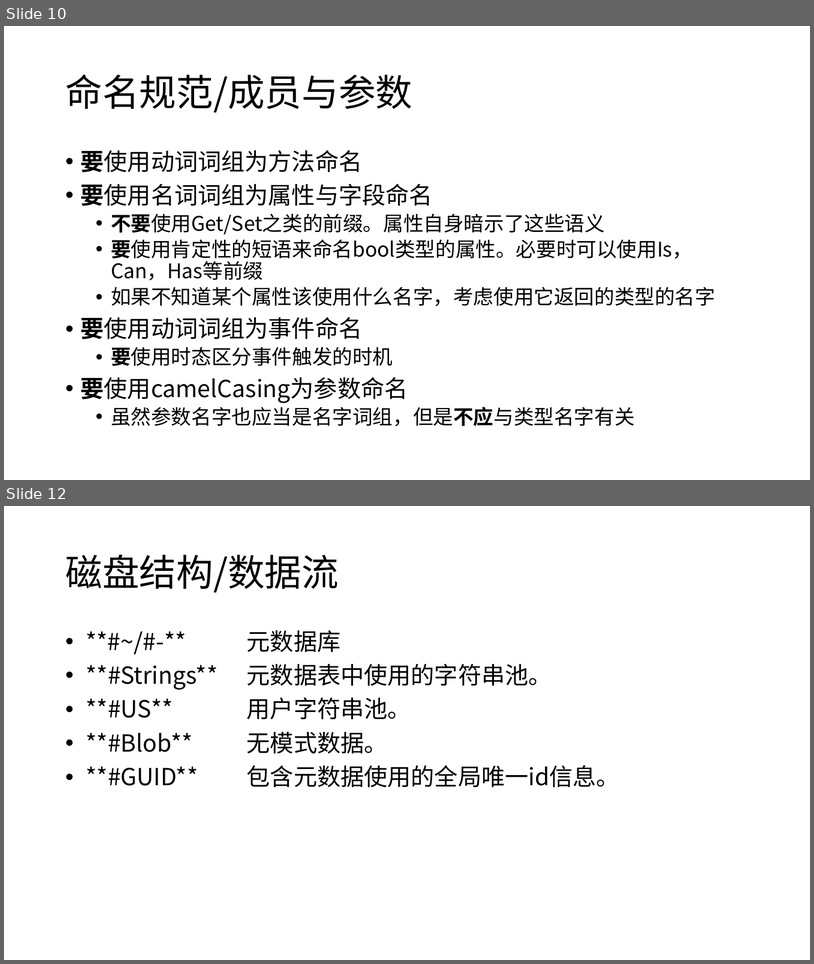
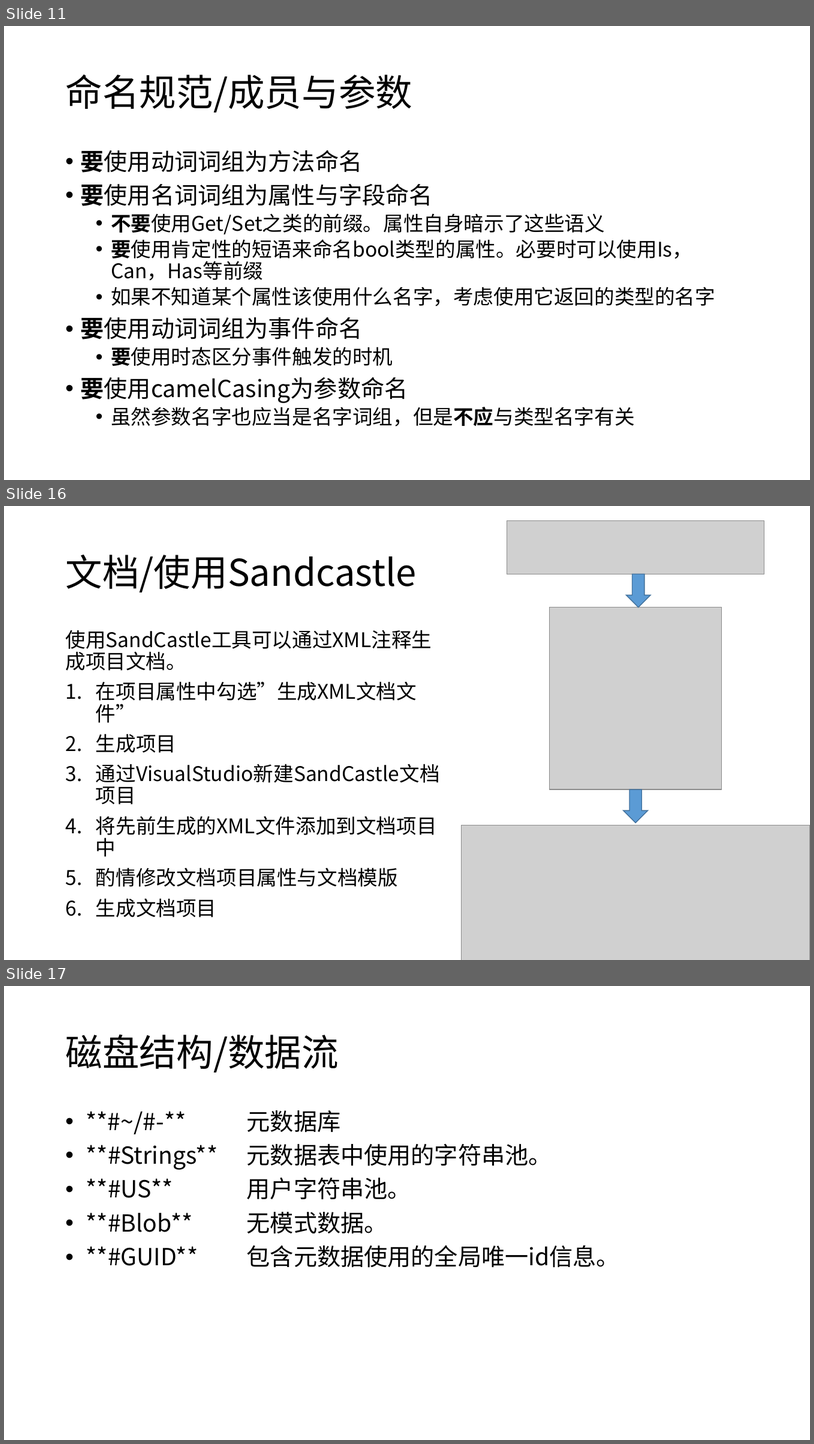
Before and after one commit to snakealpha/DotNetSession, a slide deck: pptx.pptx.pptx. Shown one above the other, each under a label of ours: slides 10 and 12 before the commit, slides 11, 16 and 17 after it; the slides between them are not shown. The pictures are 814x964 and 814x1444 pixels, drawn with LibreOffice and Linux fonts; fonts in the diff are those of the drawing; grey boxes stand for pictures. Boxes give left, top, right and bottom in pixels: in the first picture for what was removed or moved away, otherwise in the second. Text is boxed around its words. In the diff, an @@ line names an element or a change of style, - is before the commit and + after.

```diff
--- a/pptx.pptx.pptx
+++ b/pptx.pptx.pptx
@@ slide 16 added at (4, 506, 810, 960), background #FFFFFF @@
@@ picture added at (507, 520, 765, 574) @@
@@ title added at (65, 555, 417, 592), 44 pt, text #000000 @@
+文档/使用Sandcastle
@@ down arrow added at (626, 574, 651, 607), fill #5B9BD5, outline #43739E 1 pt @@
@@ picture added at (550, 607, 722, 789) @@
@@ text added at (65, 630, 440, 917), 24 pt, text #000000 @@
+使用SandCastle工具可以通过XML注释生成项目文档。
+1. 在项目属性中勾选”生成XML文档文件”
+2. 生成项目
+3. 通过VisualStudio新建SandCastle文档项目
+4. 将先前生成的XML文件添加到文档项目中
+5. 酌情修改文档项目属性与文档模版
+6. 生成文档项目
@@ down arrow added at (624, 789, 648, 822), fill #5B9BD5, outline #43739E 1 pt @@
@@ picture added at (461, 825, 810, 960) @@
@@ what was slide 10 is now slide 11 @@
@@ what was slide 12 is now slide 17 @@
```
Also in this commit, not shown: 3 slides changed, 4 other slides added.
